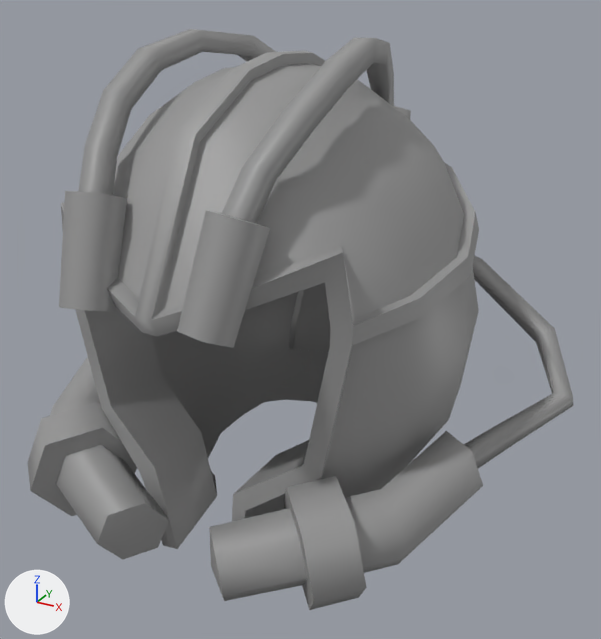
Two versions of the glTF model assets/DC_niftyblocksmith/helmet/niftyblocksmith_helmet_helmet/F_niftyblocksmith_helmet.glb, one commit apart.
Before and after are seen from a camera (50 mm lens) standing at (0.32, -0.584, 1.992) and looking at (0.02, -0.039, 1.72). Lighting does not change. The marker at lower left points along +X, +Y and +Z. Where no turn or scale is listed for an object, it has been applied to the vertices. Vertices at the same position are counted once.

Objects in the first picture: 'BS_helnet'.
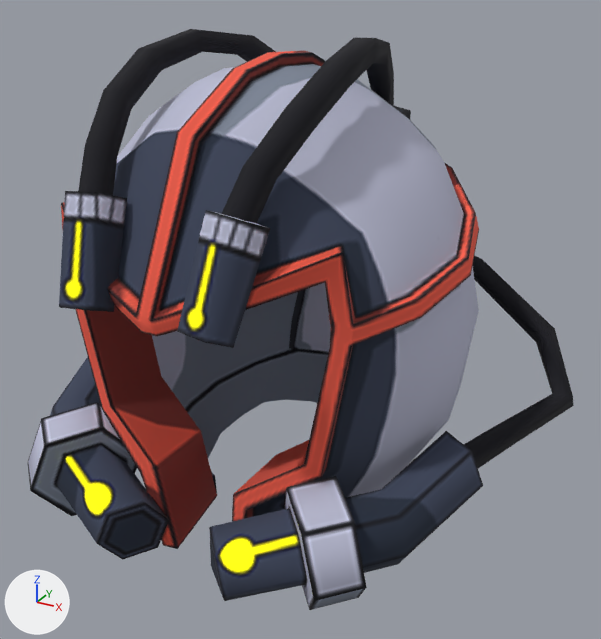
Boxes (x1, y1, x2, y2) around the edits, measured in the pictures (601 x 639 px):
'BS_helnet', surface changed: (27, 29, 574, 610) in both

What changed in the scene script:
```text
Add img_blocksmith_v07_lambert1_emissive:
    img_blocksmith_v07_lambert1_emissive = load_image('blocksmith_v07_lambert1_Emissive', '_unpacked/blocksmith_v07_lambert1_Emissive', 512, 512, 'sRGB')
Add img_blocksmith_v07_lambert1_basecolor:
    img_blocksmith_v07_lambert1_basecolor = load_image('blocksmith_v07_lambert1_BaseColor', '_unpacked/blocksmith_v07_lambert1_BaseColor', 512, 512, 'sRGB')
Change mat_m_bs_helnet:
    remove # nodes: BsdfPrincipled, Mix, OutputMaterial, VertexColor
    remove # colours: grey #979797
    nodes: BsdfPrincipled, Math x3, Mix, OutputMaterial, TexImage x2, VertexColor
    uses the picture img_blocksmith_v07_lambert1_basecolor
    uses the picture img_blocksmith_v07_lambert1_emissive
Change me_all_03:
    where me_all_03.from_pydata(...)  # 512 vertices, 884 faces; spans x -0.226..0.226, y -0.224..0.152, z 1.557..1.94
    used by ob_bs_helnet; location = (0.0, 0.0, 0.0)
    me_all_03 part 1: texture (UV) coordinates of 884 of 884 faces, centred in x -0.215..0.215, y -0.218..0.143, z 1.562..1.938, changed; they spanned u 0.0..1.0, v 0.0..1.0 and now span u 0.01..0.99, v 0.01..0.99
```
